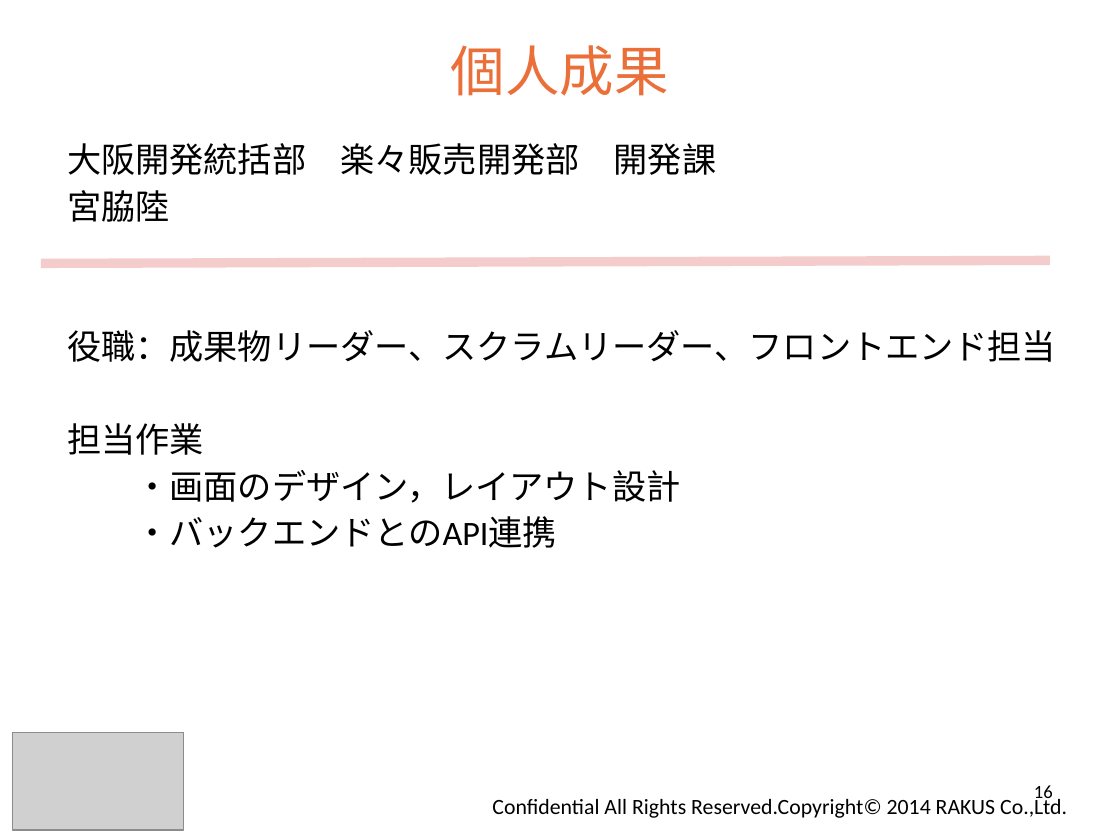
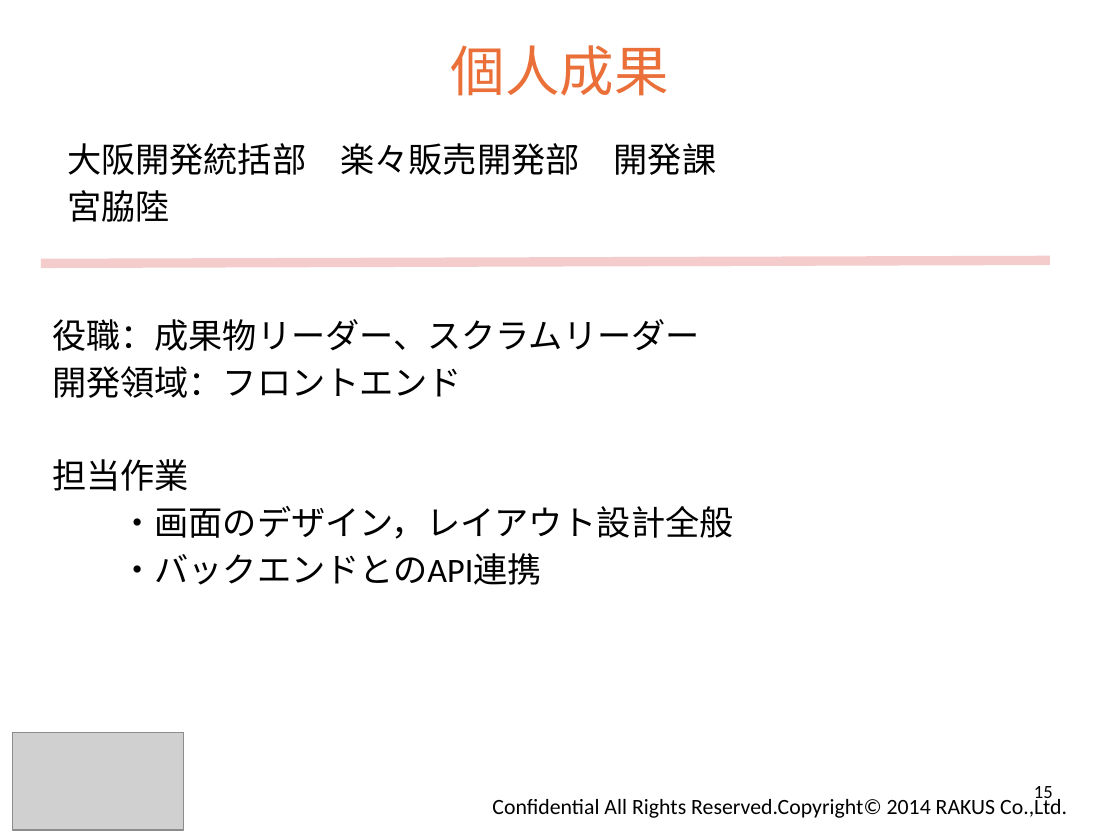
Before and after one commit to ecsite-project/ec-202404b-back, a slide deck: slide 15 of document/楽楽ペット チームB成果発表.pptx (slide 16 before the commit). Drawn at 1120x840 pixels with LibreOffice and Linux fonts; fonts in the diff are those of the drawing; grey boxes stand for pictures; background and template pictures are left out. Boxes give left, top, right and bottom in pixels: in the first picture for what was removed or moved away, otherwise in the second. Text is boxed around its words. In the diff, an @@ line names an element or a change of style, - is before the commit and + after.

```diff
--- a/document/楽楽ペット チームB成果発表.pptx
+++ b/document/楽楽ペット チームB成果発表.pptx
@@ text "役職：成果物リーダー、スクラムリーダー": place and size @@
-text "役職：成果物リーダー、スクラムリーダー" at (67,143,1056,548)
+text "役職：成果物リーダー、スクラムリーダー" at (52,319,733,585)
@@ text at (52,319,700,398): text changed @@
-大阪開発統括部 楽々販売開発部 開発課
-宮脇陸
-役職：成果物リーダー、スクラムリーダー、フロントエンド担当
+役職：成果物リーダー、スクラムリーダー
+開発領域：フロントエンド
@@ text at (120,506,733,539): text changed @@
-・画面のデザイン，レイアウト設計
+・画面のデザイン，レイアウト設計全般
@@ page number at (1034,786,1053,804): text changed @@
-16
+15
```
Also in this commit, not shown: 11 other slides changed, 1 slide removed.
